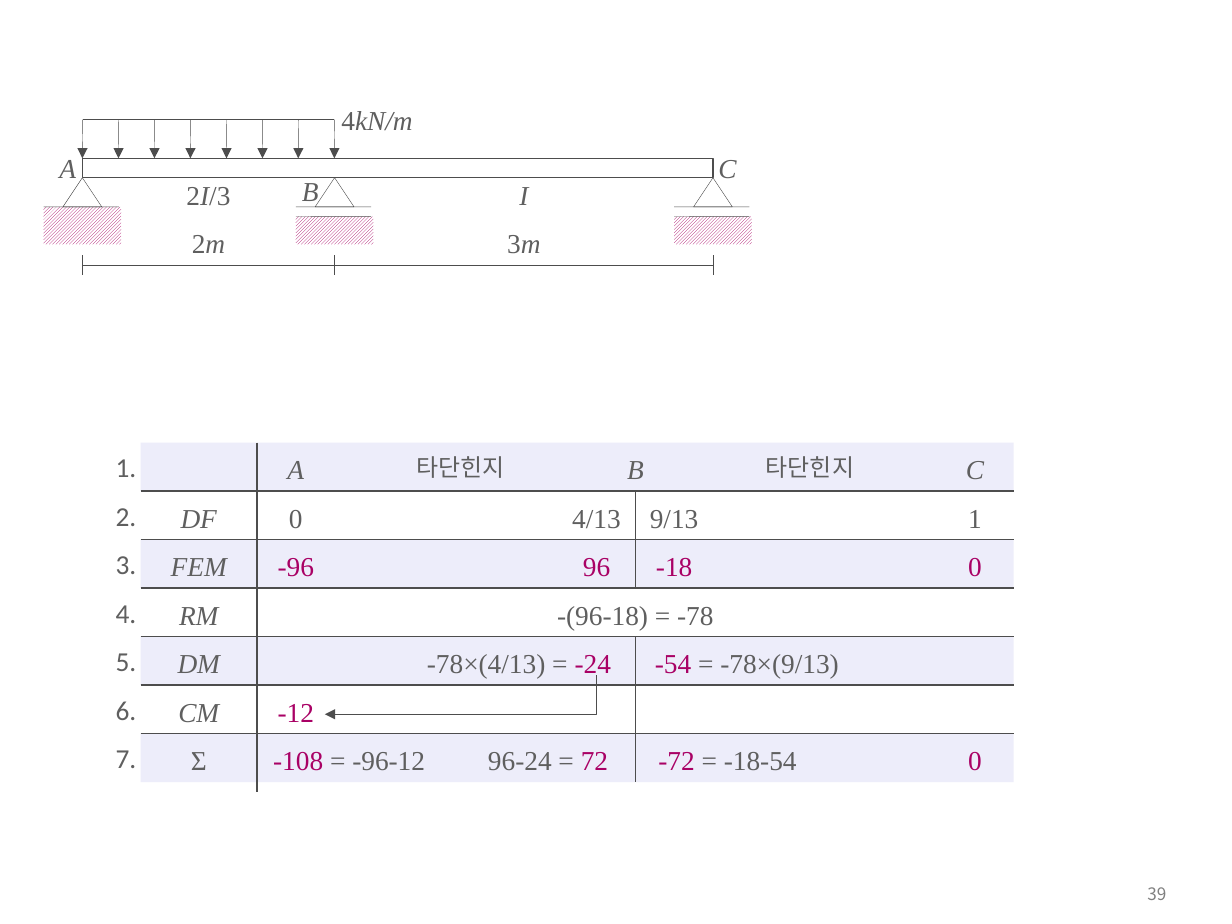
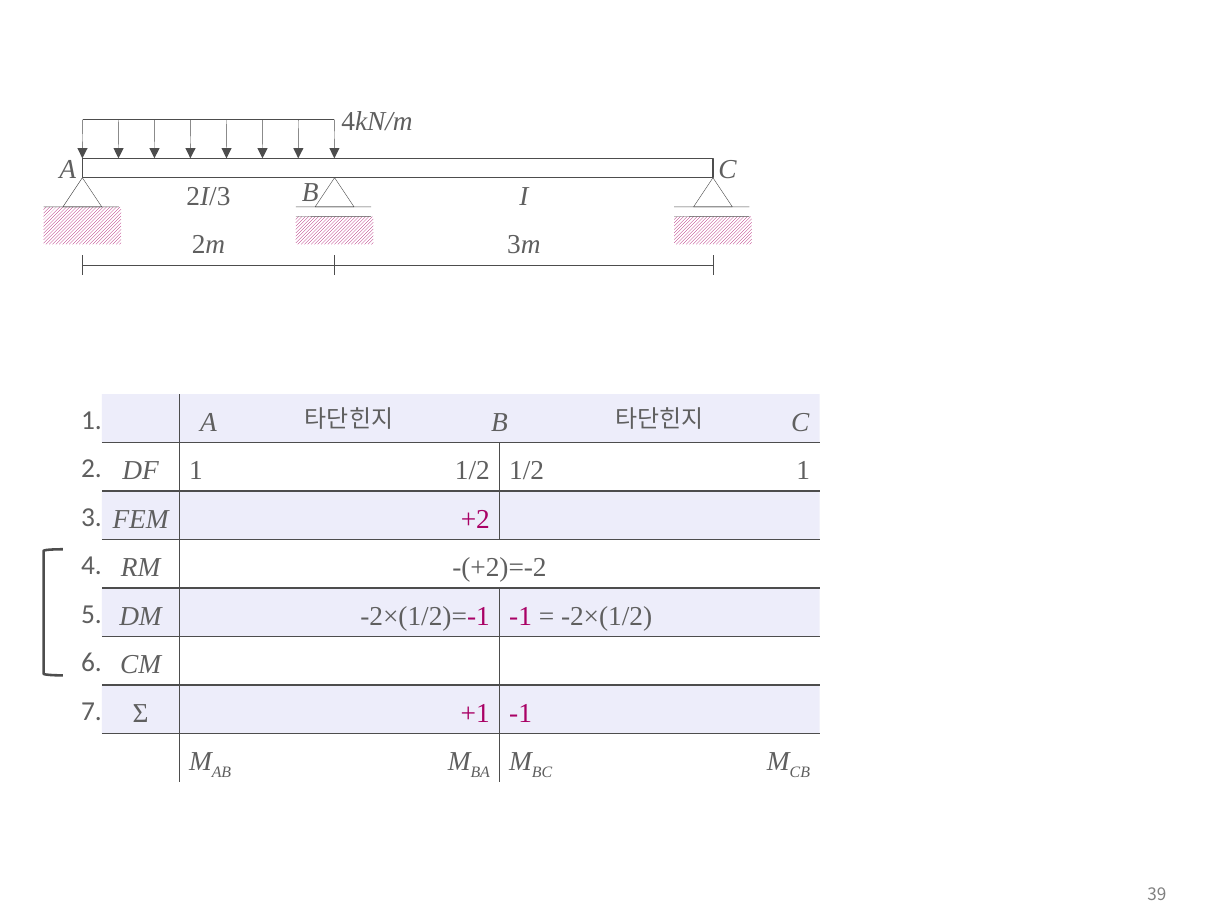
Before and after one commit to ironbell87/structural_analysis, a slide deck: slide 39 of figures.pptx. Drawn at 1232x924 pixels with LibreOffice and Linux fonts; fonts in the diff are those of the drawing. Boxes give left, top, right and bottom in pixels: in the first picture for what was removed or moved away, otherwise in the second. Text is boxed around its words. In the diff, an @@ line names an element or a change of style, - is before the commit and + after.

```diff
--- a/figures.pptx
+++ b/figures.pptx
@@ rectangle: place and size @@
-rectangle at <box>140,442,1014,490</box>
+rectangle at <box>102,394,821,442</box>
@@ line moved from (257, 442) - (257, 792) to (180, 394) - (180, 782) @@
@@ text "A": place and size @@
-text "A" at <box>287,461,304,479</box>
+text "A" at <box>200,413,217,431</box>
@@ text "타단힌지": place and size @@
-text "타단힌지" at <box>417,456,505,478</box>
+text "타단힌지" at <box>305,407,393,429</box>
@@ text "B": place and size @@
-text "B" at <box>627,461,644,479</box>
+text "B" at <box>491,413,508,431</box>
@@ text "타단힌지": place and size @@
-text "타단힌지" at <box>766,456,854,478</box>
+text "타단힌지" at <box>615,407,703,429</box>
@@ text "C": place and size @@
-text "C" at <box>966,461,984,479</box>
+text "C" at <box>791,413,809,431</box>
@@ line moved from (636, 492) - (636, 588) to (500, 442) - (500, 540) @@
@@ text "2.": place and size @@
-text "2." at <box>116,508,137,526</box>
+text "2." at <box>81,459,102,477</box>
@@ text at <box>189,461,203,479</box>: text changed; font Calibri to Times New Roman @@
-1.
+1
@@ text "1" at <box>189,461,203,479</box>: vertical alignment middle to top @@
@@ alignment centre to right in 7 elements at <box>81,459,102,477</box>, <box>81,652,102,671</box>, <box>81,556,102,574</box>, <box>81,702,102,720</box>, <box>81,508,102,526</box>, <box>81,605,102,623</box>, <box>796,461,810,479</box> @@
@@ text "1": place and size @@
-text "1" at <box>968,510,982,528</box>
+text "1" at <box>796,461,810,479</box>
@@ text "3.": place and size @@
-text "3." at <box>116,556,137,574</box>
+text "3." at <box>81,508,102,526</box>
@@ 6 texts: place and size @@
-6 texts at <box>171,510,227,770</box>
+6 texts at <box>113,461,169,722</box>
@@ line moved from (140, 492) - (1014, 492) to (102, 492) - (819, 492) @@
@@ rectangle: place and size @@
-rectangle at <box>140,540,1014,588</box>
+rectangle at <box>102,492,821,540</box>
@@ text "4.": place and size @@
-text "4." at <box>116,605,137,623</box>
+text "4." at <box>81,556,102,574</box>
@@ line moved from (140, 540) - (1014, 540) to (102, 540) - (819, 540) @@
@@ text "5.": place and size @@
-text "5." at <box>116,653,137,671</box>
+text "5." at <box>81,605,102,623</box>
@@ line moved from (140, 588) - (1014, 588) to (102, 588) - (819, 588) @@
@@ rectangle: place and size @@
-rectangle at <box>140,733,1014,781</box>
+rectangle at <box>102,588,821,636</box>
@@ line moved from (636, 637) - (636, 782) to (500, 588) - (500, 782) @@
@@ text "6.": place and size @@
-text "6." at <box>116,701,137,720</box>
+text "6." at <box>81,652,102,671</box>
@@ line moved from (140, 637) - (1014, 637) to (102, 637) - (819, 637) @@
@@ line moved from (140, 685) - (1014, 685) to (102, 685) - (819, 685) @@
@@ rectangle: place and size @@
-rectangle at <box>140,637,1014,685</box>
+rectangle at <box>102,685,821,733</box>
@@ group removed at <box>273,510,982,771</box>: 15 texts, 1 elbow arrow @@
-0
-4/13
-9/13
--96
-96
--18
-0
--12
--108 = -96-12
-96-24 = 72
--72 = -18-54
-0
--(96-18) = -78
--78×(4/13) = -24
--54 = -78×(9/13)
@@ text "7.": place and size @@
-text "7." at <box>116,750,137,768</box>
+text "7." at <box>81,702,102,720</box>
@@ line moved from (140, 733) - (1014, 733) to (102, 733) - (819, 733) @@
@@ group added at <box>43,411,819,776</box>: 13 texts, 1 line, 1 left bracket @@
+1/2
+1/2
++1
+-1
+-(+2)=-2
+-2×(1/2)=-1
+-1 = -2×(1/2)
+1.
++2
+MAB
+MBC
+MBA
+MCB
```
Also in this commit, not shown: 6 other slides changed, 11 other files.
